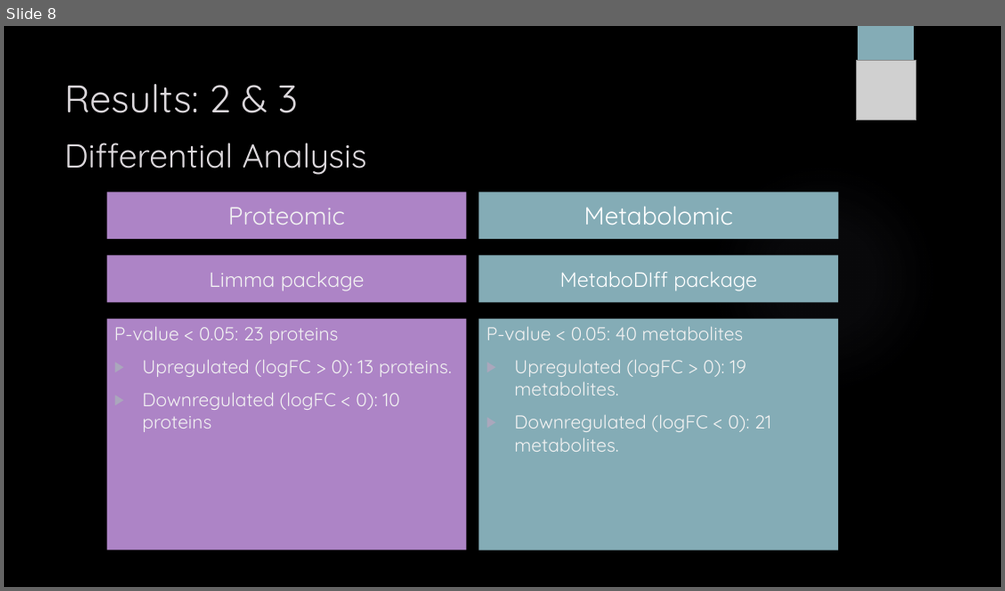
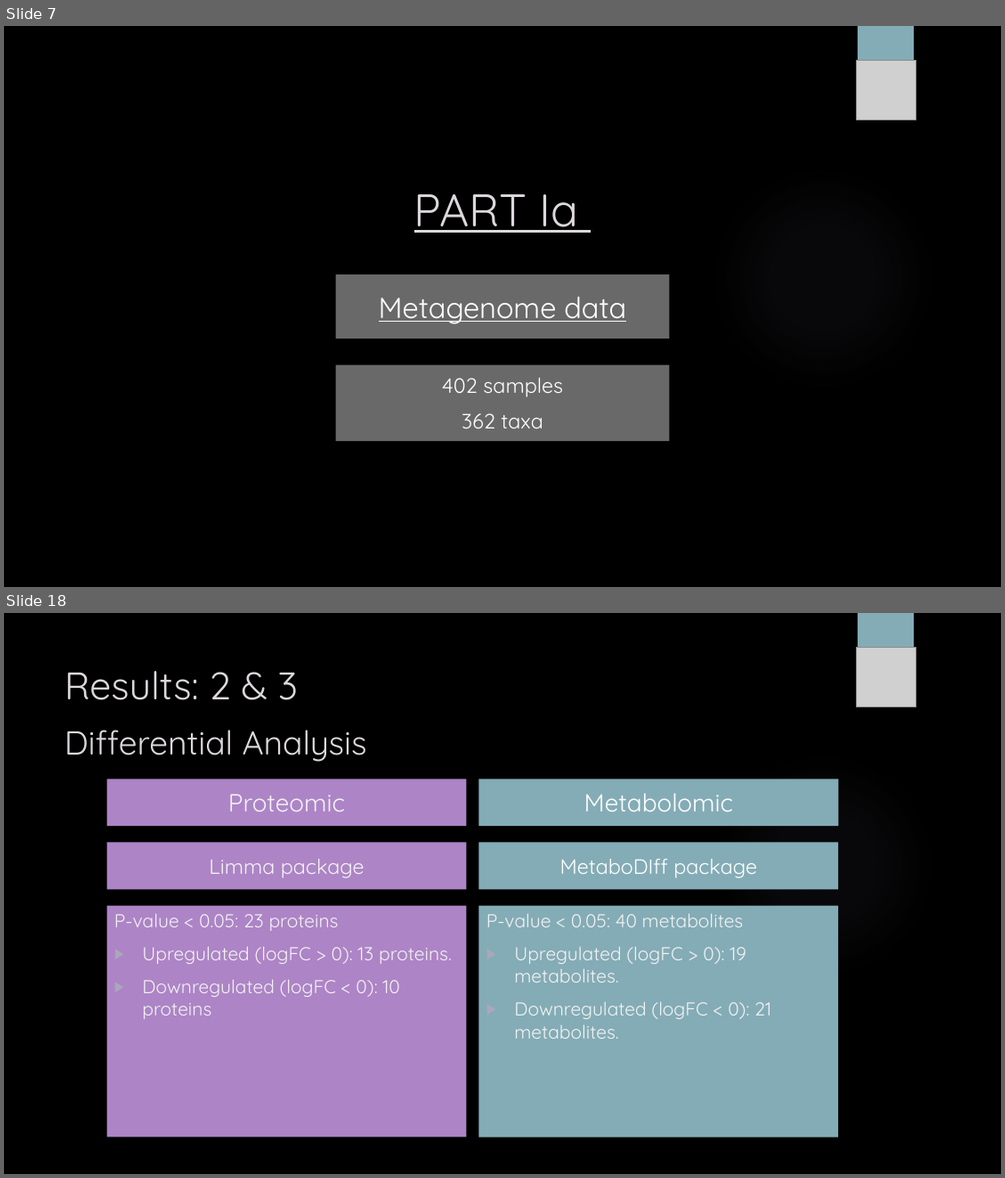
Before and after one commit to sabdeolive/Sabrina_BMS_Bachelor-Internship, a slide deck: Final Presentation.pptx. Shown one above the other, each under a label of ours: slide 8 before the commit, slides 7 and 18 after it; the slides between them are not shown. The pictures are 1005x591 and 1005x1178 pixels, drawn with LibreOffice and Linux fonts; fonts in the diff are those of the drawing; grey boxes stand for pictures; background and template pictures are left out. Boxes give left, top, right and bottom in pixels: in the first picture for what was removed or moved away, otherwise in the second. Text is boxed around its words. In the diff, an @@ line names an element or a change of style, - is before the commit and + after.

```diff
--- a/Final Presentation.pptx
+++ b/Final Presentation.pptx
@@ slide 7 added at bbox=[4, 26, 1001, 587], background picture (left out); not listed: 2 template elements that a slide beside it also shows @@
@@ picture added at bbox=[857, 60, 916, 119] @@
@@ title added at bbox=[414, 194, 578, 232], 44 pt, text #DCD8DC, underline @@
+PART Ia
@@ rectangle added at bbox=[336, 274, 670, 338], fill #696969, 28 pt, text #FFFFFF, underline @@
+Metagenome data
@@ rectangle added at bbox=[336, 365, 670, 441], fill #696969, 20 pt, text #FFFFFF @@
+402 samples
+362 taxa
@@ what was slide 8 is now slide 18 @@
```
Also in this commit, not shown: 1 slide changed, 14 other slides added.
